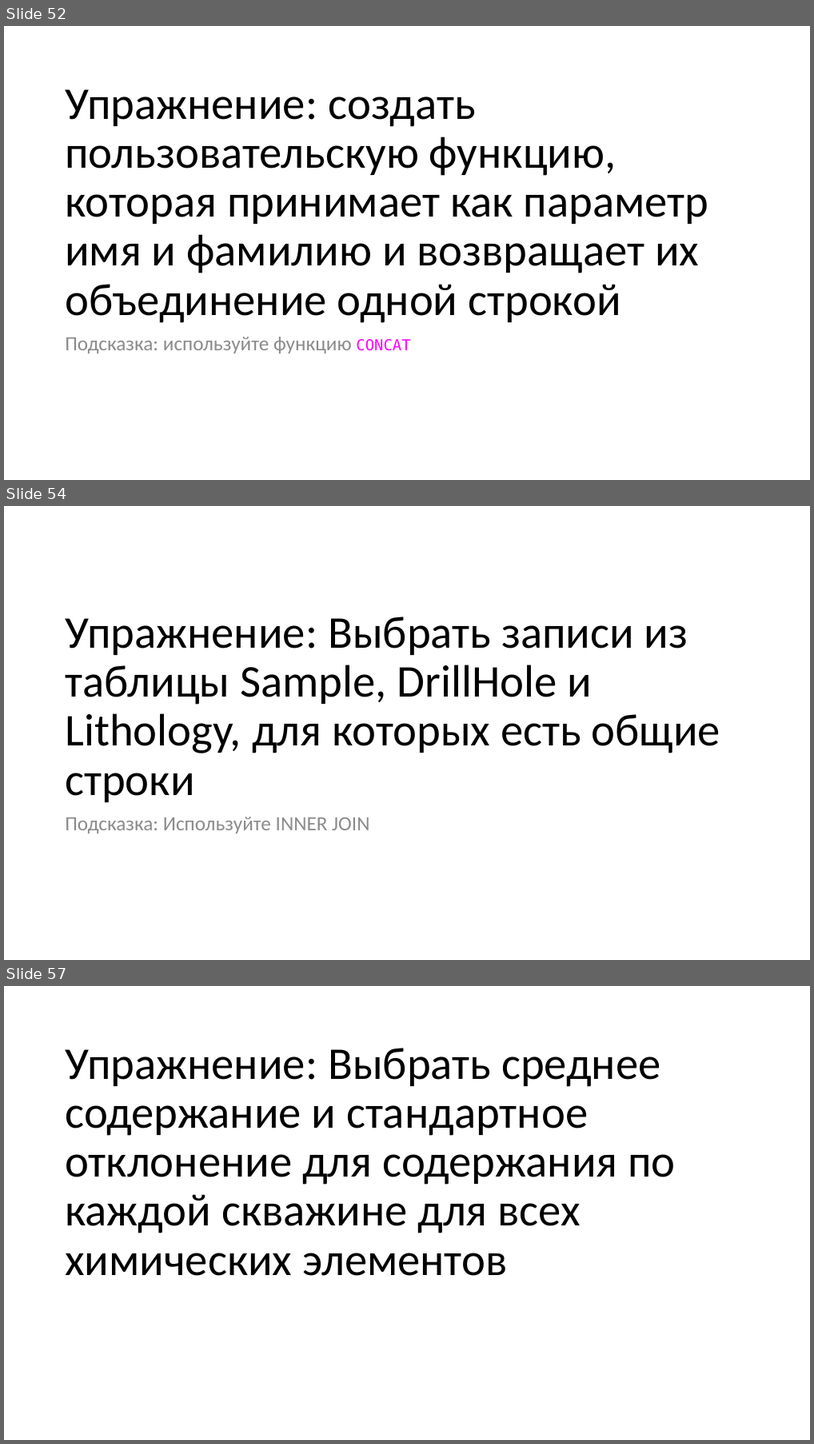
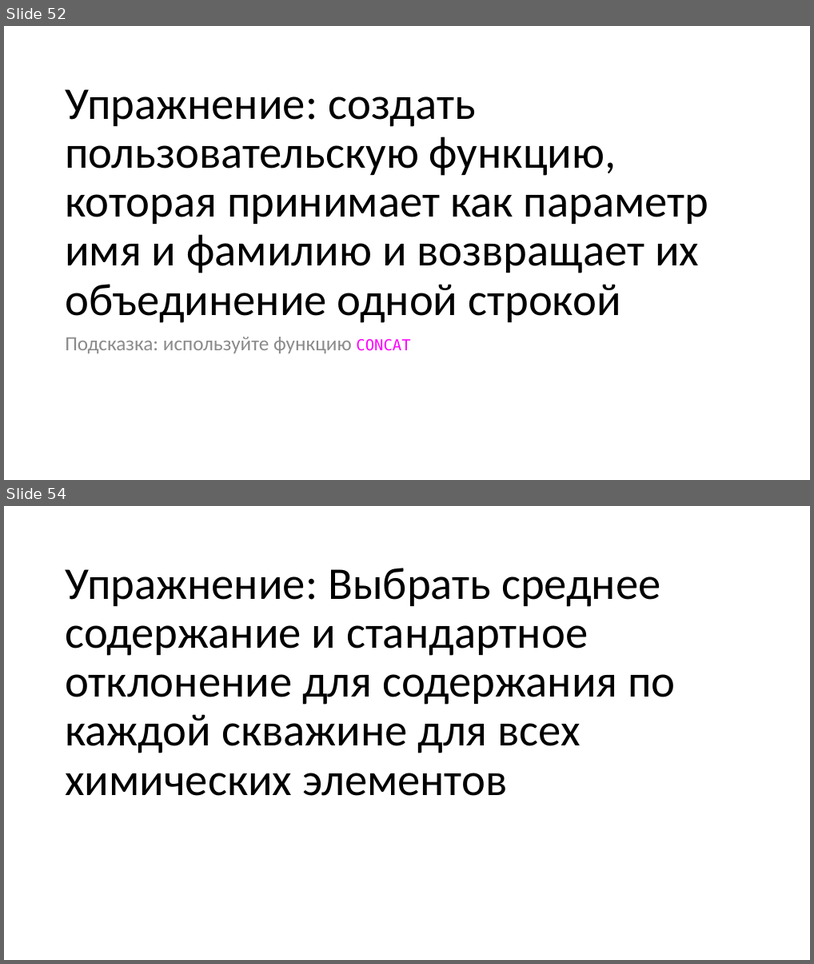
Before and after one commit to dmitriykuptsov/SQL, a slide deck: sql.pptx. Shown one above the other, each under a label of ours: slides 52, 54 and 57 before the commit, slides 52 and 54 after it; the slides between them are not shown. The pictures are 814x1444 and 814x964 pixels, drawn with LibreOffice and Linux fonts; fonts in the diff are those of the drawing. Boxes give left, top, right and bottom in pixels: in the first picture for what was removed or moved away, otherwise in the second. Text is boxed around its words. In the diff, an @@ line names an element or a change of style, - is before the commit and + after.

```diff
--- a/sql.pptx
+++ b/sql.pptx
@@ slide 54 removed at bbox=[4, 506, 810, 960], background #FFFFFF @@
@@ title removed at bbox=[65, 616, 721, 802] @@
-Упражнение: Выбрать записи из таблицы Sample, DrillHole и Lithology, для которых есть общие строки
@@ text removed at bbox=[65, 816, 370, 833] @@
-Подсказка: Используйте INNER JOIN
@@ what was slide 57 is now slide 54 @@
```
Also in this commit, not shown: 8 slides changed.
